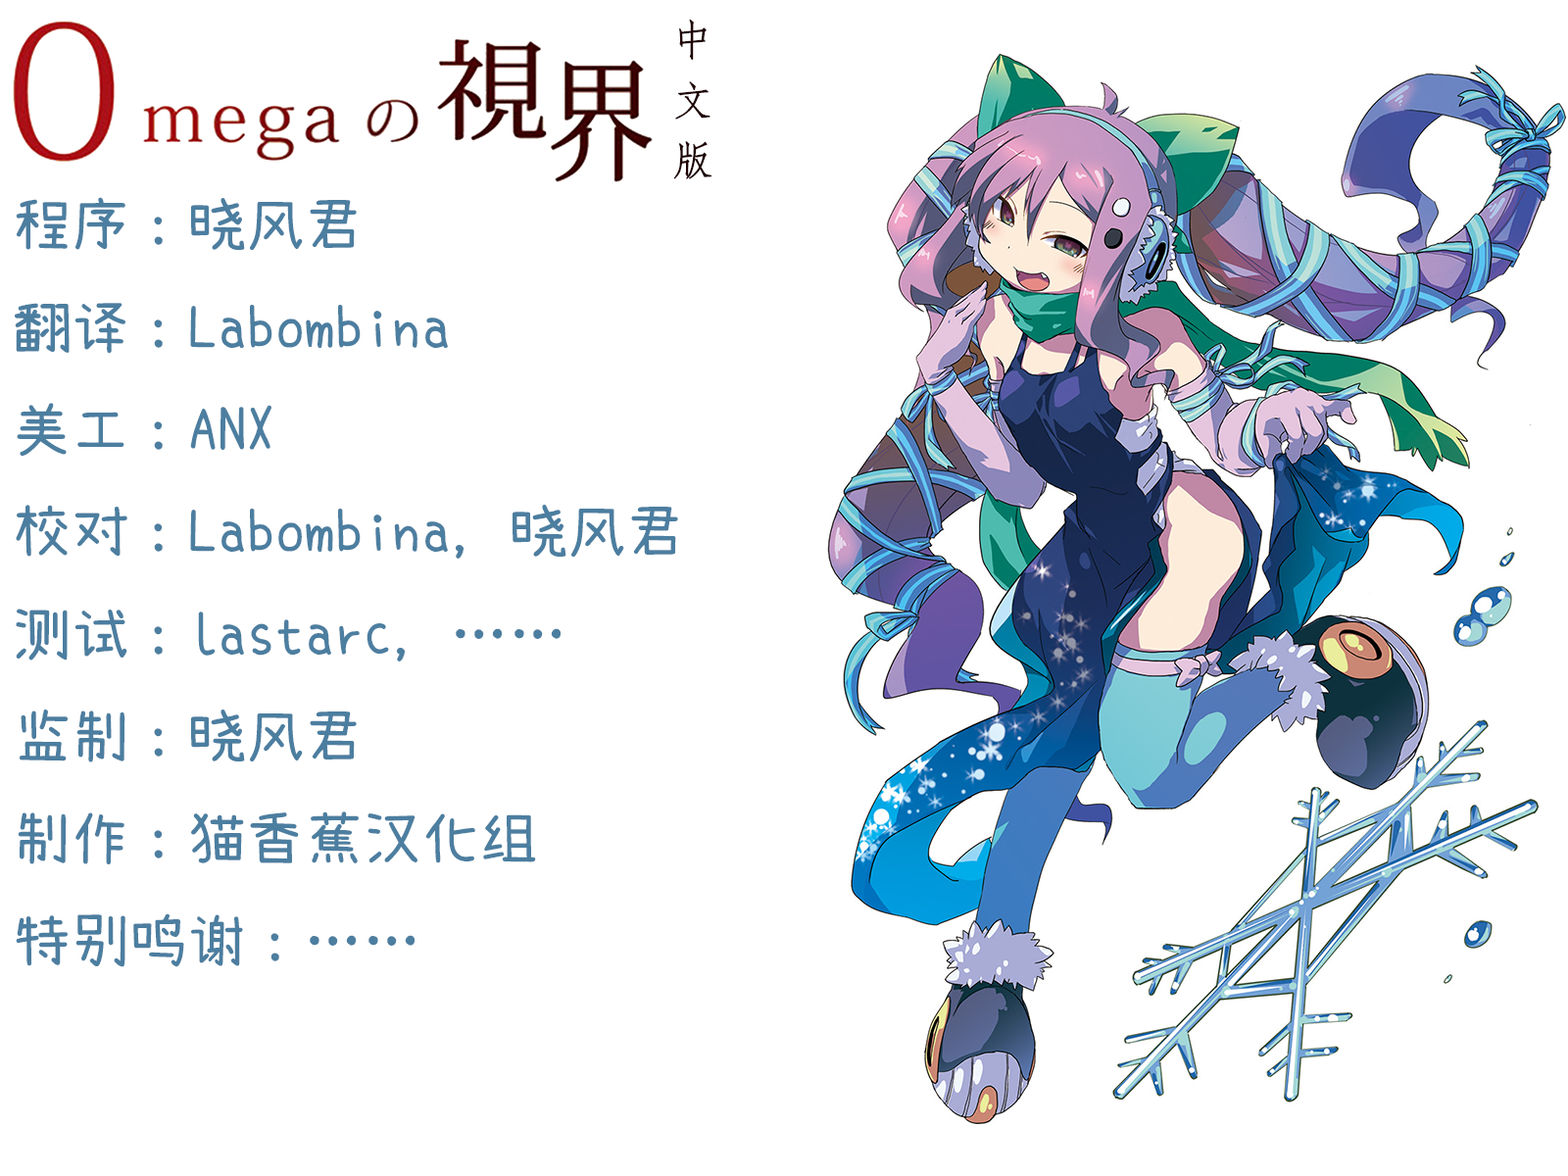
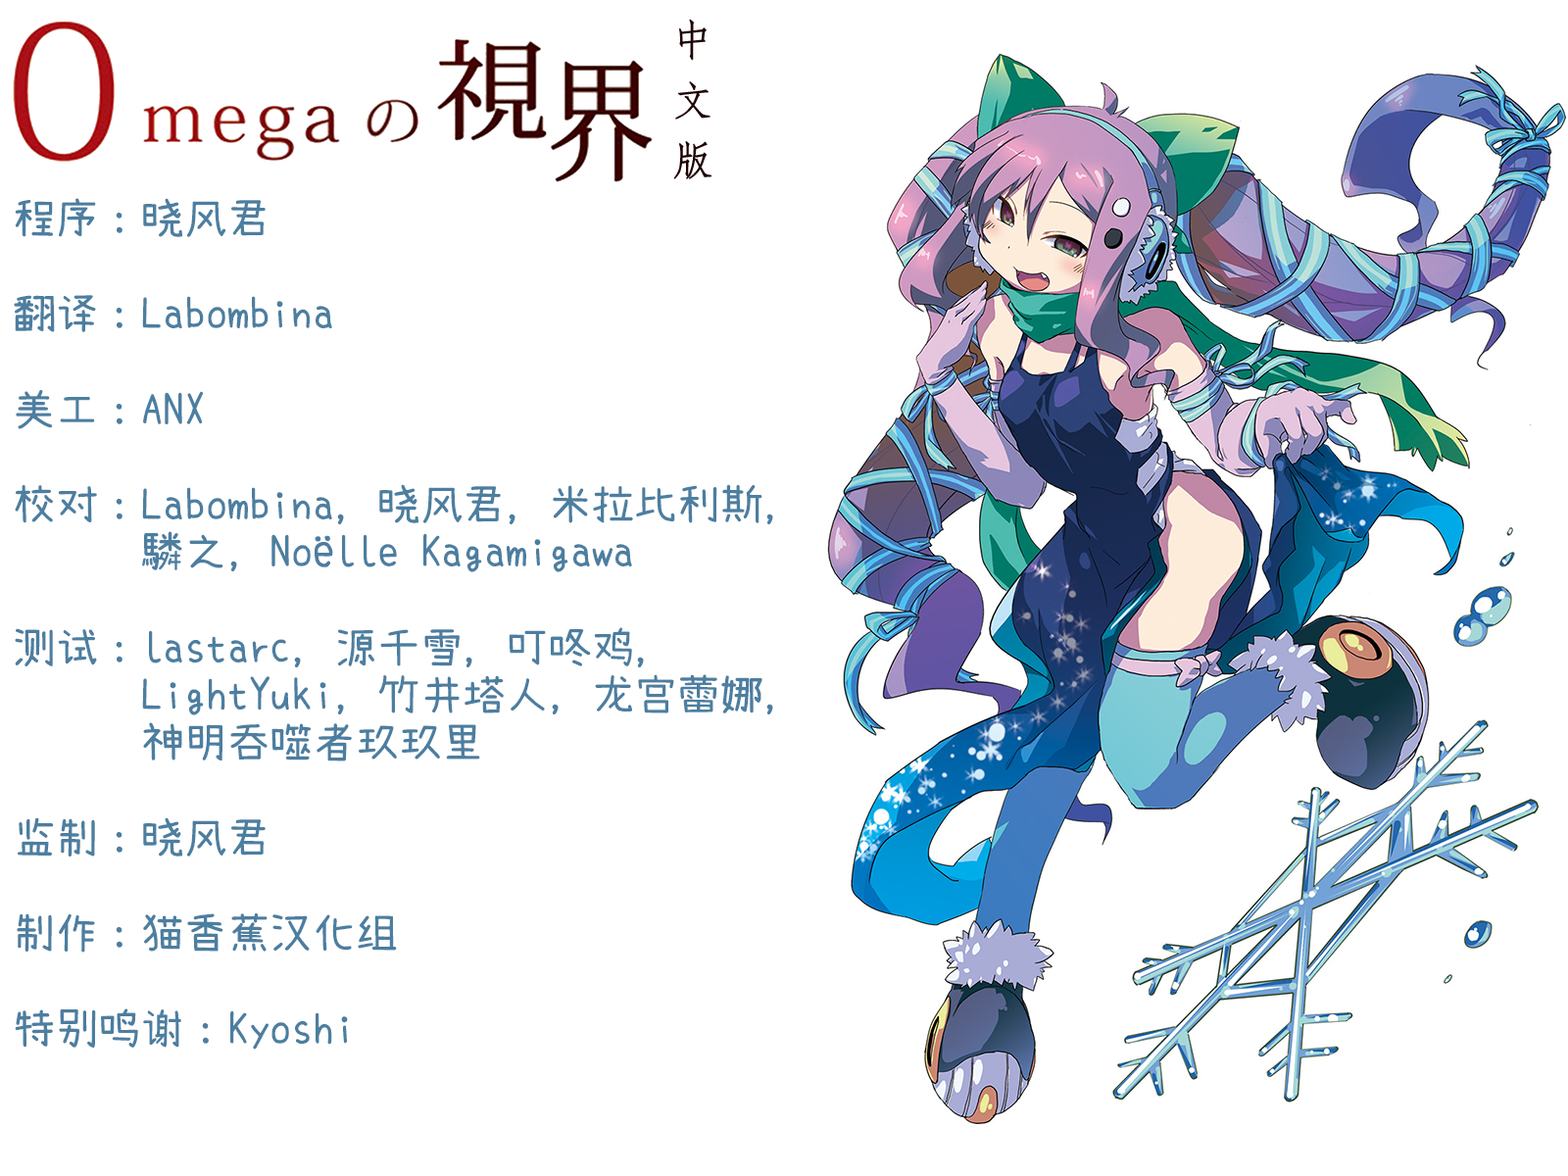
Layered file, before and after one edit (1568 x 1176). Changes by layer:
renamed "程序：晓风君 翻译：Labombina 美工：ANX 校对：Labombina，晓风君 测试：lastarc，…… 监制：晓风" to "程序：晓风君 翻译：Labombina 美工：ANX 校对：Labombina，晓风君，米拉比利斯， 驎之，", painted on it over box(13, 196, 774, 1050)